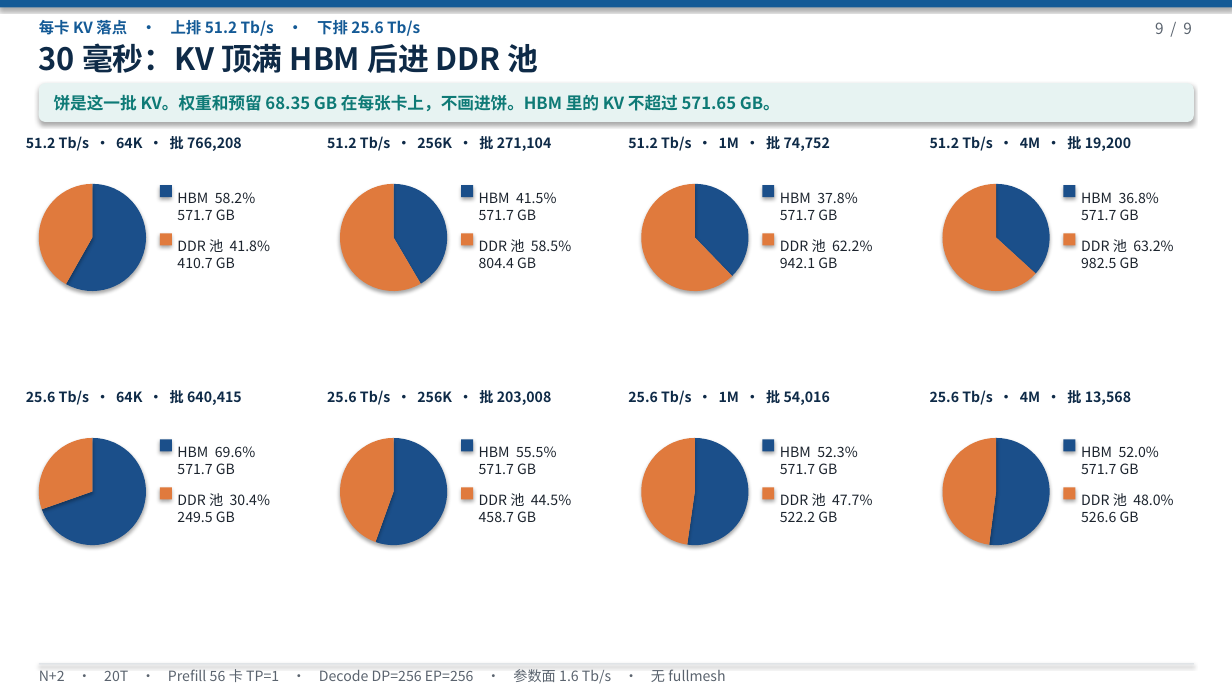
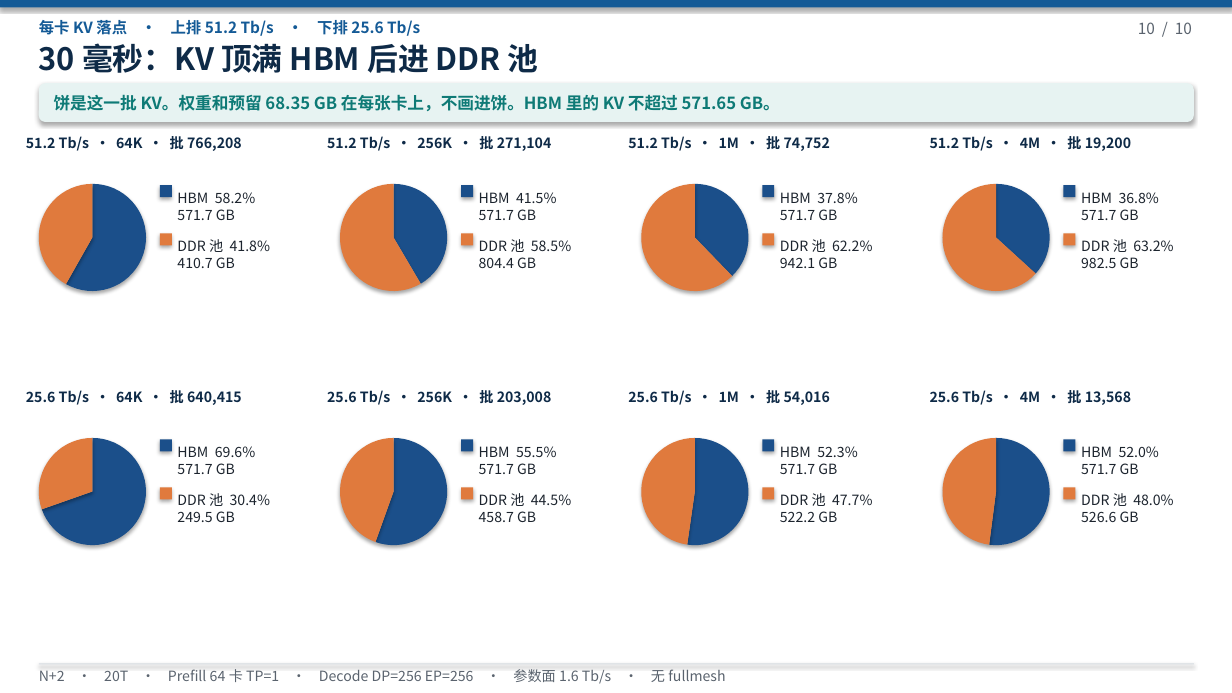
Before and after one commit to 69515164-rgb/UCL-MPComm, a slide deck: slide 10 of docs/N+2-20T-V4-无TP.pptx (slide 9 before the commit). Drawn at 1232x693 pixels with LibreOffice and Linux fonts; fonts in the diff are those of the drawing. Boxes give left, top, right and bottom in pixels: in the first picture for what was removed or moved away, otherwise in the second. Text is boxed around its words. In the diff, an @@ line names an element or a change of style, - is before the commit and + after.

```diff
--- a/docs/N+2-20T-V4-无TP.pptx
+++ b/docs/N+2-20T-V4-无TP.pptx
@@ text at bbox=[1138, 22, 1192, 34]: text changed @@
-9 / 9
+10 / 10
@@ text at bbox=[39, 669, 725, 684]: text changed @@
-N+2 · 20T · Prefill 56 卡 TP=1 · Decode DP=256 EP=256 · 参数面 1.6 Tb/s · 无 fullmesh
+N+2 · 20T · Prefill 64 卡 TP=1 · Decode DP=256 EP=256 · 参数面 1.6 Tb/s · 无 fullmesh
```
Also in this commit, not shown: 7 other slides changed, 2 slides added, 1 slide removed, 1 other file.
